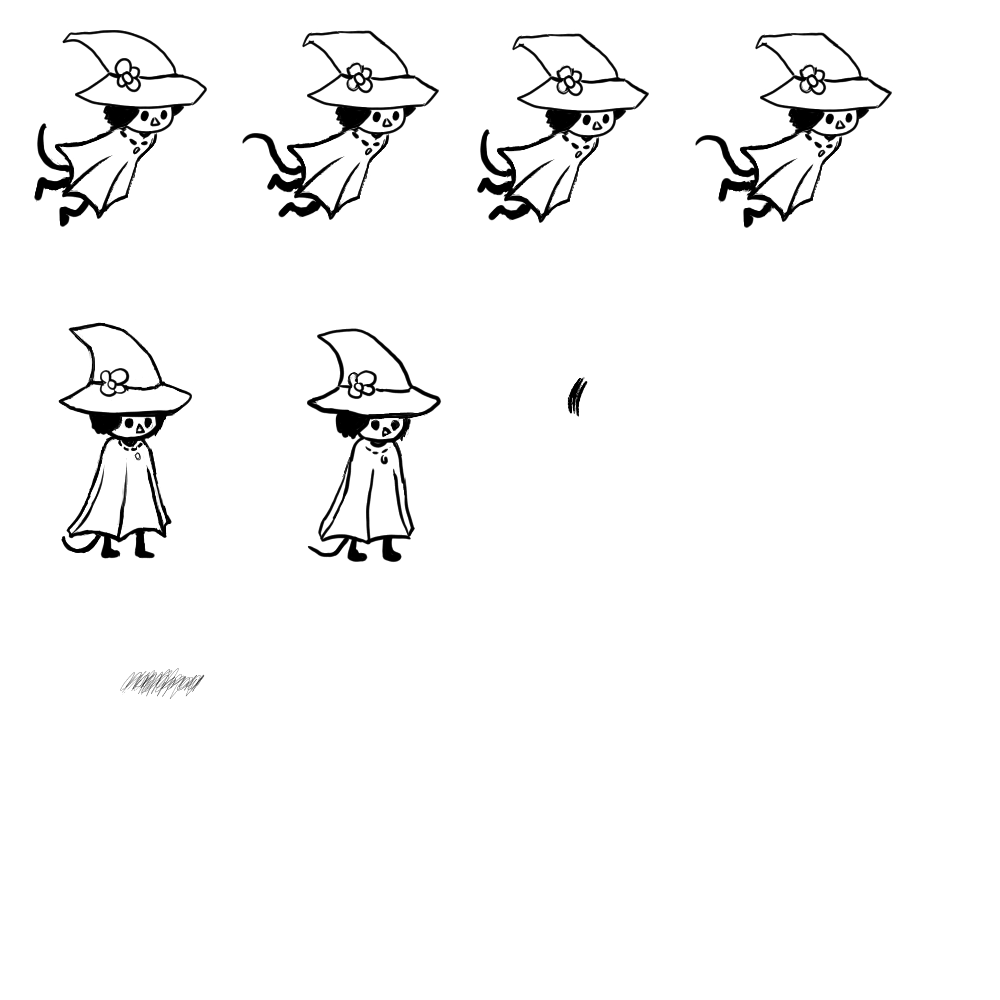
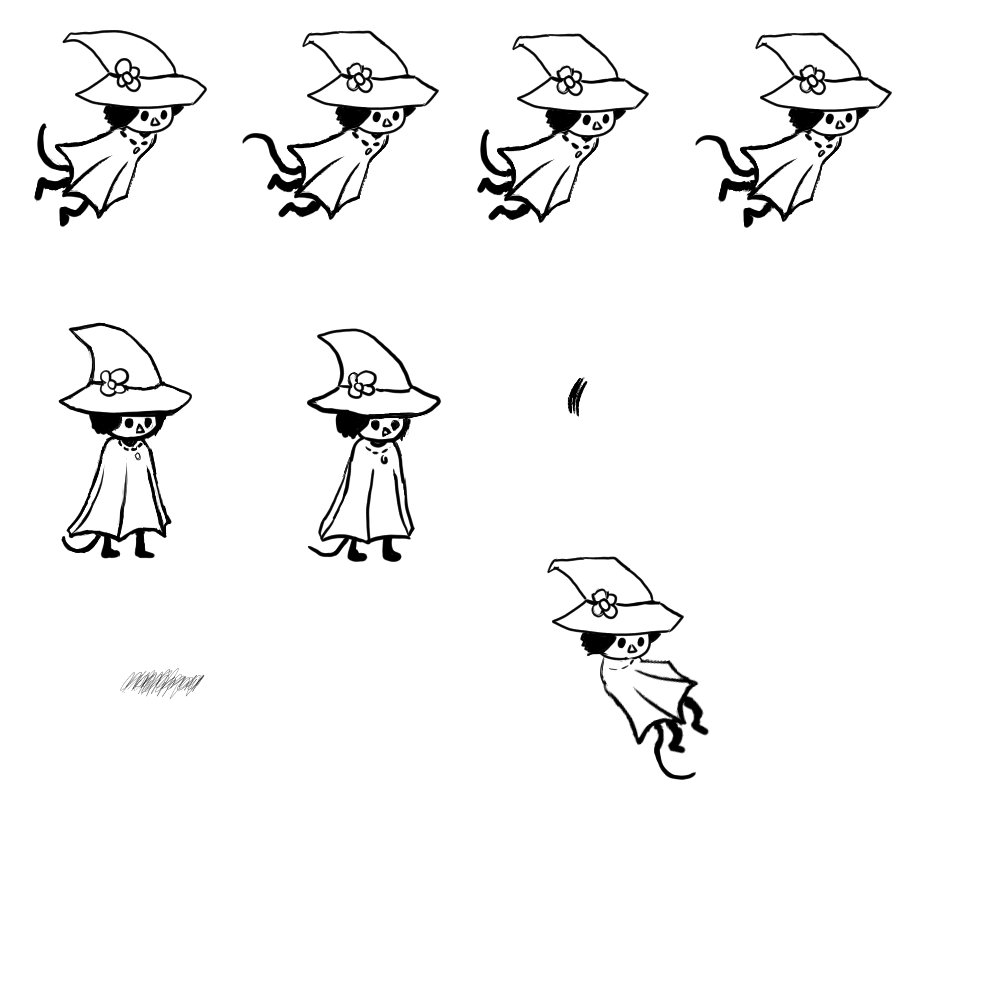
Layer changes from the first (1000, 1000) image to the second:
added group "Hover 3" (4th of 4, in "Hover 3") with 2 layers in group "Hover 3" over [547, 556, 710, 780]
added layer "Paint Layer 9" (3rd of 5, in "Hover 3" › "Hover 3") in group "Hover 3" over [547, 556, 710, 780]
added layer "Paint Layer 10" (3rd of 5, in "Hover 3" › "Hover 3") in group "Hover 3" over [561, 558, 684, 730]
